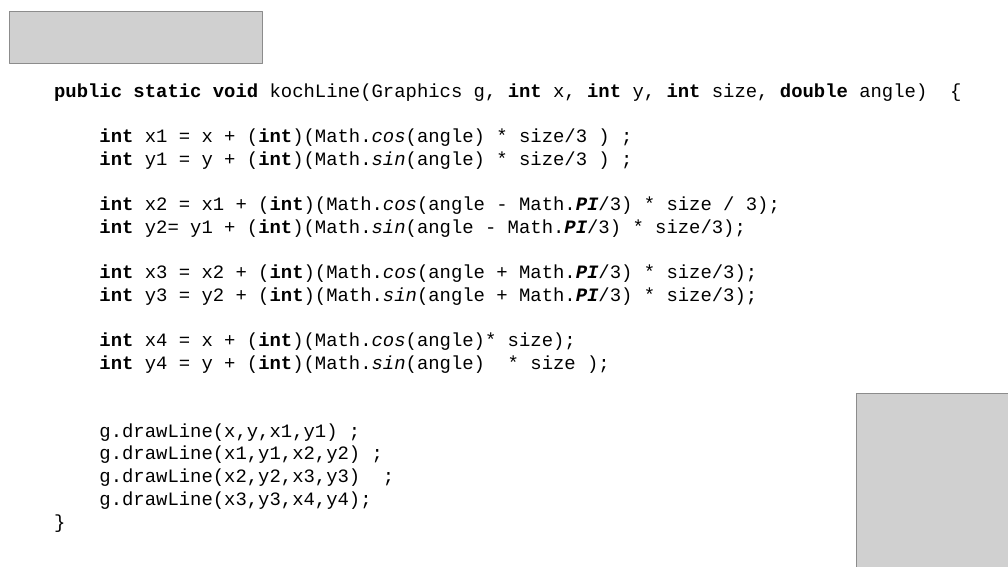
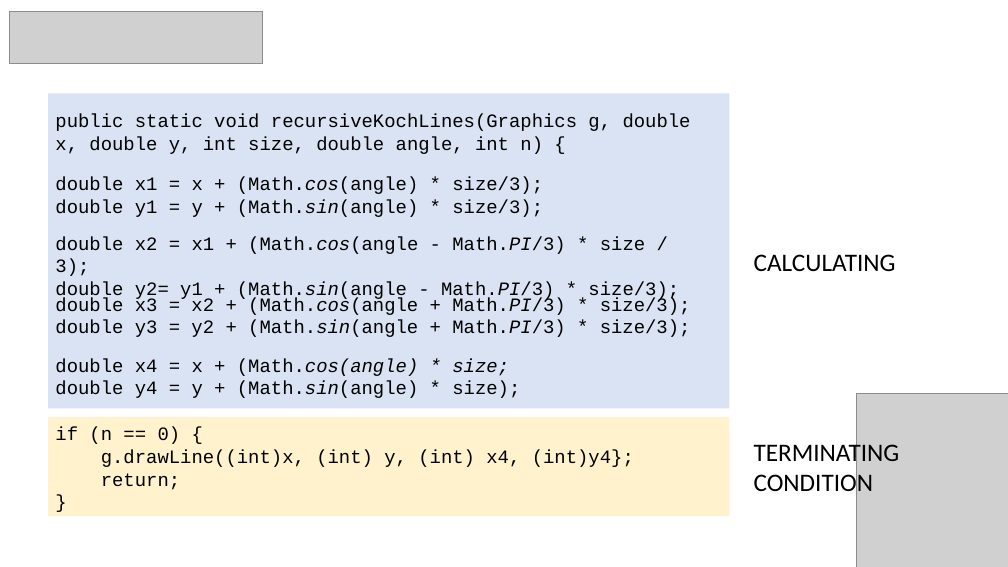
Before and after one commit to green-fox-academy/nguyenannie, a slide deck: slide 21 of week-03/Demo-week03.pptx (slide 17 before the commit). Drawn at 1008x567 pixels with LibreOffice and Linux fonts; fonts in the diff are those of the drawing; grey boxes stand for pictures. Boxes give left, top, right and bottom in pixels: in the first picture for what was removed or moved away, otherwise in the second. Text is boxed around its words. In the diff, an @@ line names an element or a change of style, - is before the commit and + after.

```diff
--- a/week-03/Demo-week03.pptx
+++ b/week-03/Demo-week03.pptx
@@ text removed at (x1=54, y1=83, x2=927, y2=509) @@
-public static void kochLine(Graphics g, int x, int y, int size, double angle) {
-int x1 = x + (int)(Math.cos(angle) * size/3 ) ;
-int y1 = y + (int)(Math.sin(angle) * size/3 ) ;
-int x2 = x1 + (int)(Math.cos(angle - Math.PI/3) * size / 3);
-int y2= y1 + (int)(Math.sin(angle - Math.PI/3) * size/3);
-int x3 = x2 + (int)(Math.cos(angle + Math.PI/3) * size/3);
-int y3 = y2 + (int)(Math.sin(angle + Math.PI/3) * size/3);
-int x4 = x + (int)(Math.cos(angle)* size);
-int y4 = y + (int)(Math.sin(angle) * size );
-g.drawLine(x,y,x1,y1) ;
-g.drawLine(x1,y1,x2,y2) ;
-g.drawLine(x2,y2,x3,y3) ;
-g.drawLine(x3,y3,x4,y4);
-}
@@ rectangle added at (x1=48, y1=94, x2=730, y2=409), fill #DAE3F3 @@
@@ text added at (x1=55, y1=114, x2=691, y2=154), 18 pt, text #000000 @@
+public static void recursiveKochLines(Graphics g, double x, double y, int size, double angle, int n) {
@@ text added at (x1=55, y1=177, x2=543, y2=217), 18 pt, text #000000 @@
+double x1 = x + (Math.cos(angle) * size/3);
+double y1 = y + (Math.sin(angle) * size/3);
@@ text added at (x1=55, y1=237, x2=679, y2=301), 18 pt, text #000000 @@
+double x2 = x1 + (Math.cos(angle - Math.PI/3) * size / 3);
+double y2= y1 + (Math.sin(angle - Math.PI/3) * size/3);
@@ text added at (x1=754, y1=254, x2=896, y2=272), 24 pt, text #000000 @@
+CALCULATING
@@ text added at (x1=55, y1=298, x2=691, y2=337), 18 pt, text #000000 @@
+double x3 = x2 + (Math.cos(angle + Math.PI/3) * size/3);
+double y3 = y2 + (Math.sin(angle + Math.PI/3) * size/3);
@@ text added at (x1=55, y1=359, x2=520, y2=398), 18 pt, text #000000 @@
+double x4 = x + (Math.cos(angle) * size;
+double y4 = y + (Math.sin(angle) * size);
@@ rectangle added at (x1=48, y1=417, x2=730, y2=516), fill #FFF2CC @@
@@ text added at (x1=55, y1=427, x2=634, y2=490), 18 pt, text #000000 @@
+if (n == 0) {
+g.drawLine((int)x, (int) y, (int) x4, (int)y4};
+return;
+}
@@ text added at (x1=754, y1=440, x2=900, y2=497), 24 pt, text #000000 @@
+TERMINATING CONDITION
```
Also in this commit, not shown: 3 other slides changed, 14 slides added, 5 slides removed, 6 other files.
